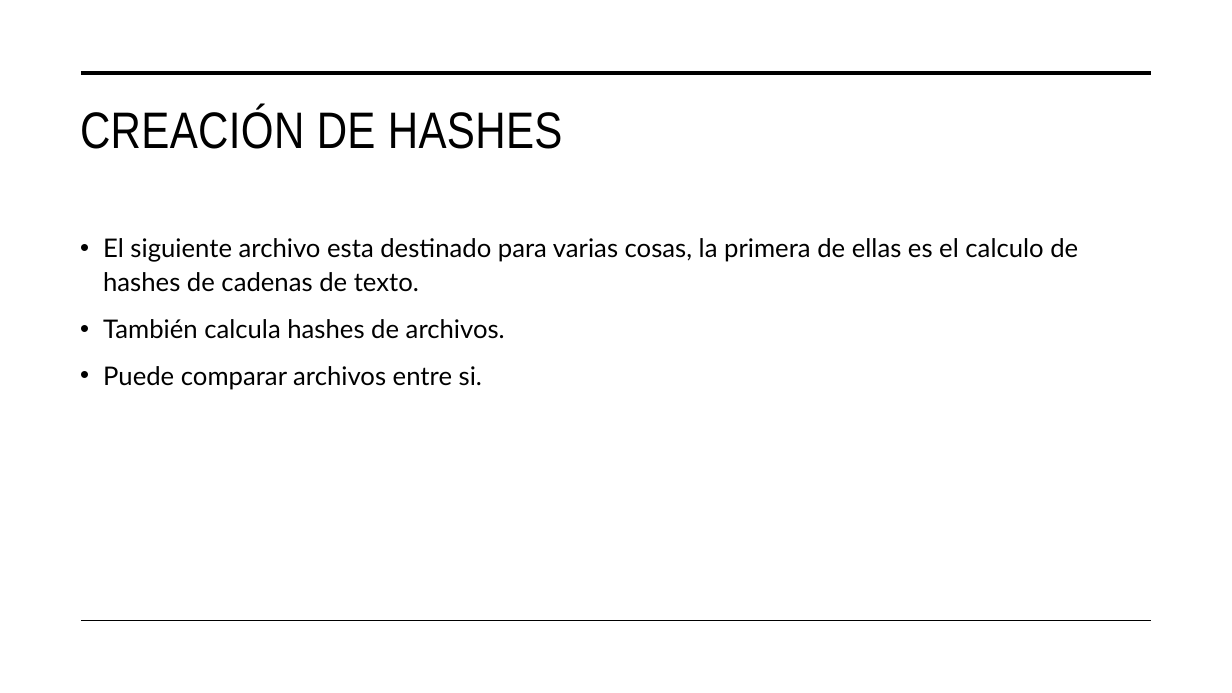
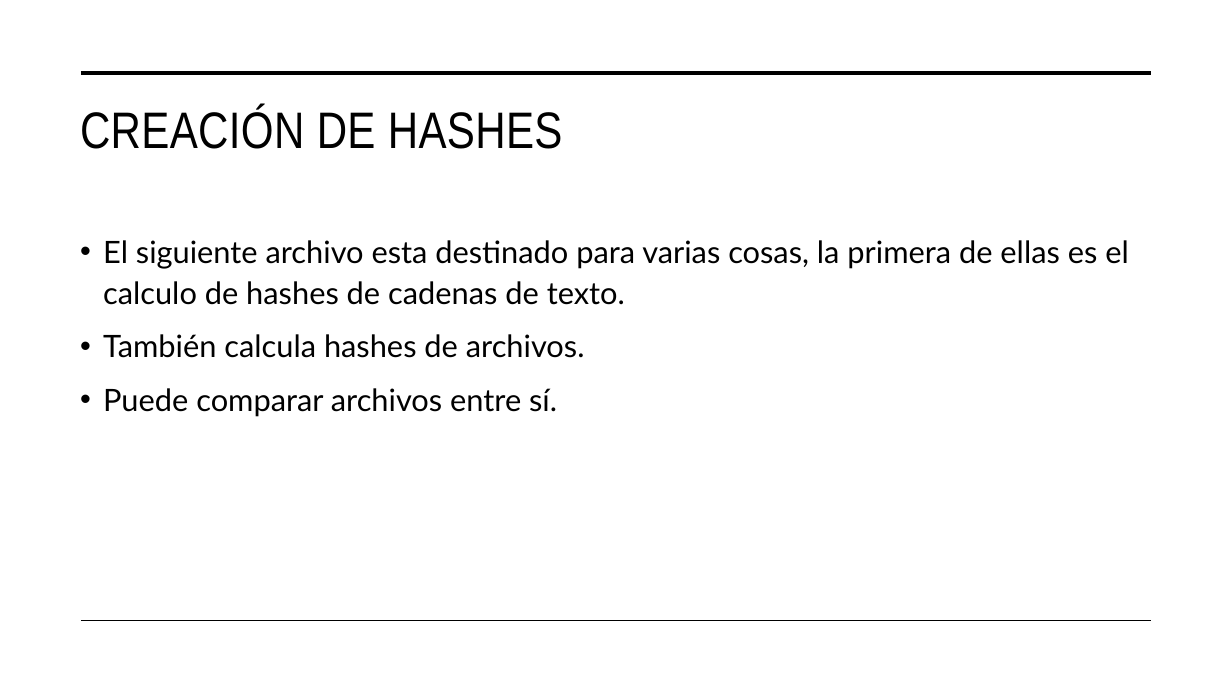
Before and after one commit to hombrefrustrado/criptografia-presentaci-n, a slide deck: slide 5 of Criptografía taller práctico.pptx. Drawn at 1232x693 pixels with LibreOffice and Linux fonts; fonts in the diff are those of the drawing. Boxes give left, top, right and bottom in pixels: in the first picture for what was removed or moved away, otherwise in the second. Text is boxed around its words. In the diff, an @@ line names an element or a change of style, - is before the commit and + after.

```diff
--- a/Criptografía taller práctico.pptx
+++ b/Criptografía taller práctico.pptx
@@ text at (x1=103, y1=240, x2=1129, y2=358): size 20 to 24 pt in "El siguiente archivo esta destinado para varias ...", "También calcula hashes de archivos." @@
@@ text at (x1=103, y1=388, x2=557, y2=417): text changed; size 20 to 24 pt @@
-• Puede comparar archivos entre si.
+• Puede comparar archivos entre sí.
```
Also in this commit, not shown: 3 other slides changed, 3 slides added, 2 other files.
